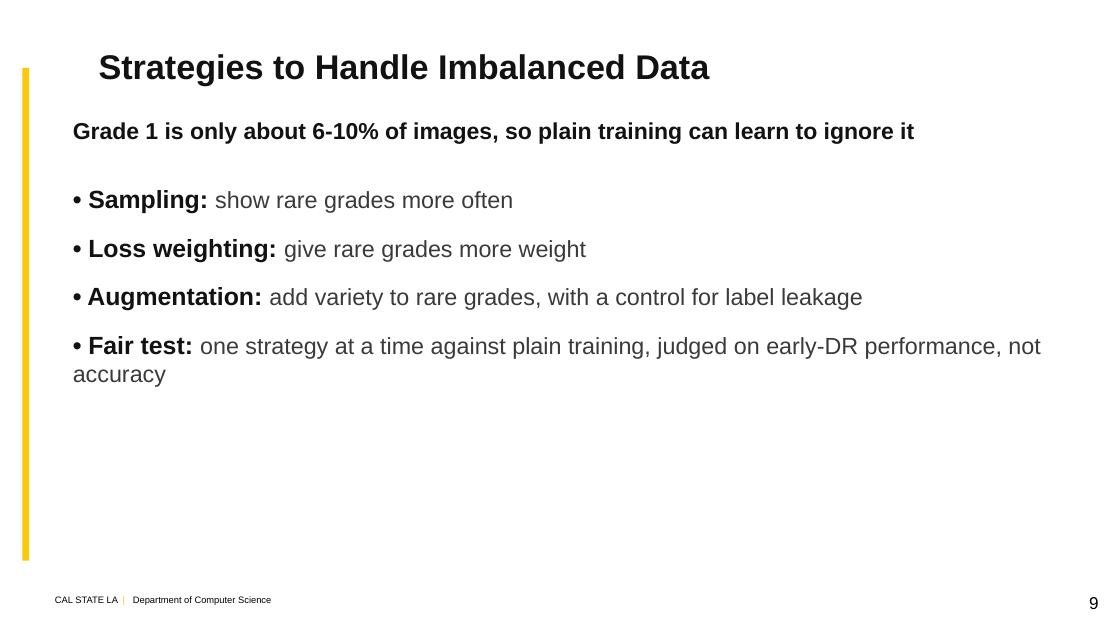
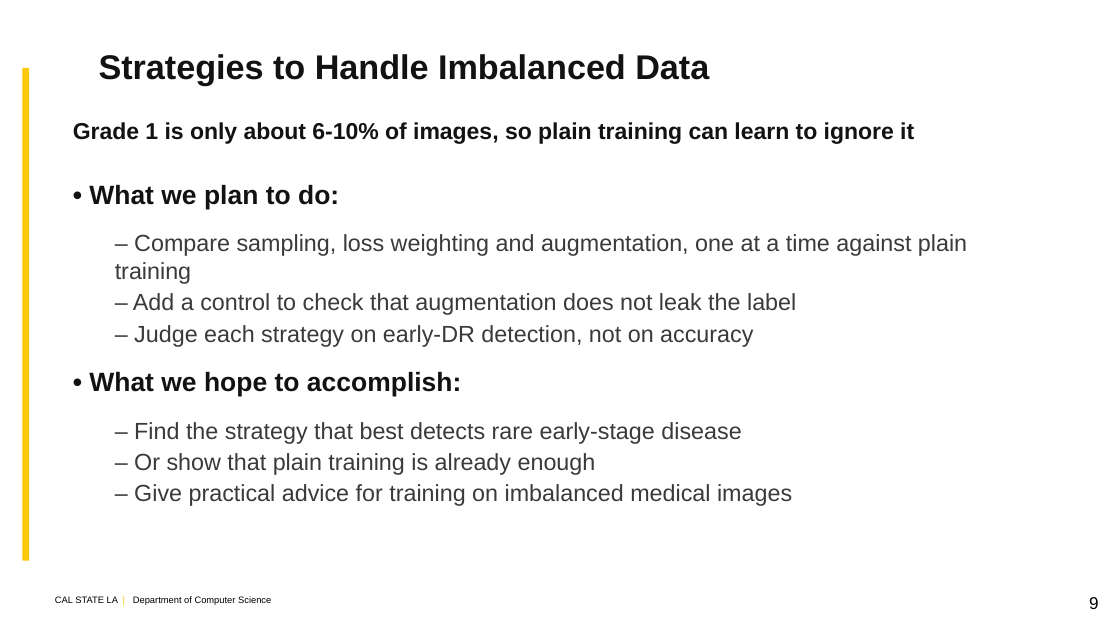
Before and after one commit to kazimab1/Early-DR, a slide deck: slide 9 of DR_Final_5min.pptx. Drawn at 1120x630 pixels with LibreOffice and Linux fonts; fonts in the diff are those of the drawing; background and template pictures are left out. Boxes give left, top, right and bottom in pixels: in the first picture for what was removed or moved away, otherwise in the second. Text is boxed around its words. In the diff, an @@ line names an element or a change of style, - is before the commit and + after.

```diff
--- a/DR_Final_5min.pptx
+++ b/DR_Final_5min.pptx
@@ text at (89, 184, 967, 506): text changed @@
-• Sampling: show rare grades more often
-• Loss weighting: give rare grades more weight
-• Augmentation: add variety to rare grades, with a control for label leakage
-• Fair test: one strategy at a time against plain training, judged on early-DR performance, not accuracy
+• What we plan to do:
+– Compare sampling, loss weighting and augmentation, one at a time against plain training
+– Add a control to check that augmentation does not leak the label
+– Judge each strategy on early-DR detection, not on accuracy
+• What we hope to accomplish:
+– Find the strategy that best detects rare early-stage disease
+– Or show that plain training is already enough
+– Give practical advice for training on imbalanced medical images
```
Also in this commit, not shown: 1 other file.
